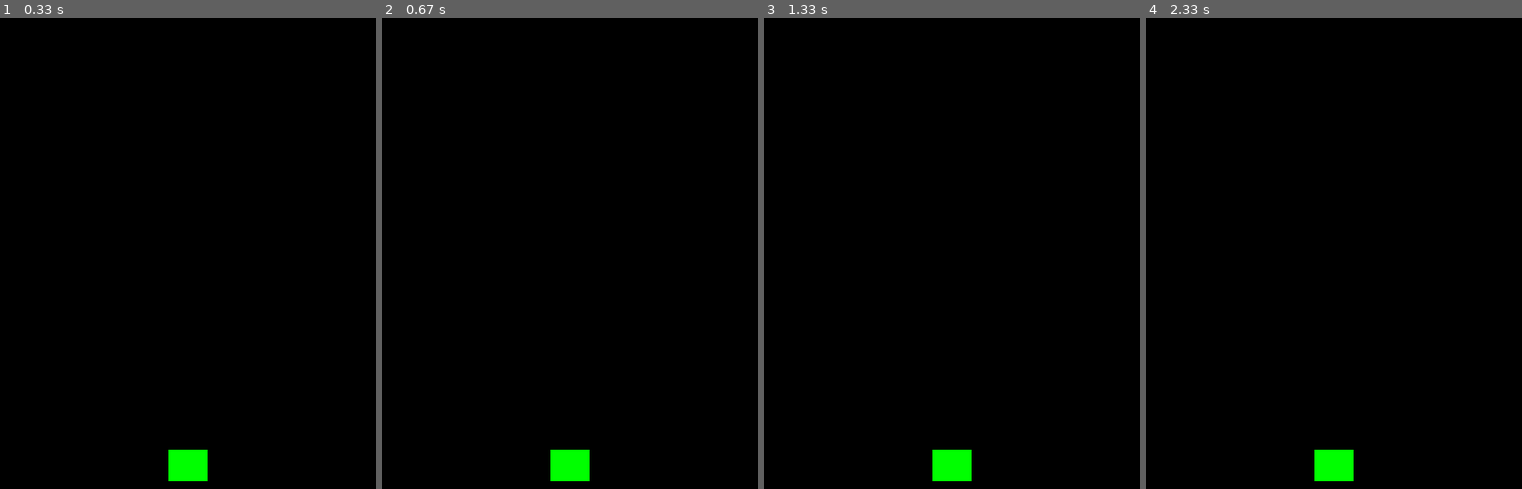
Above: before the commit, frames 1-4 (left to right).
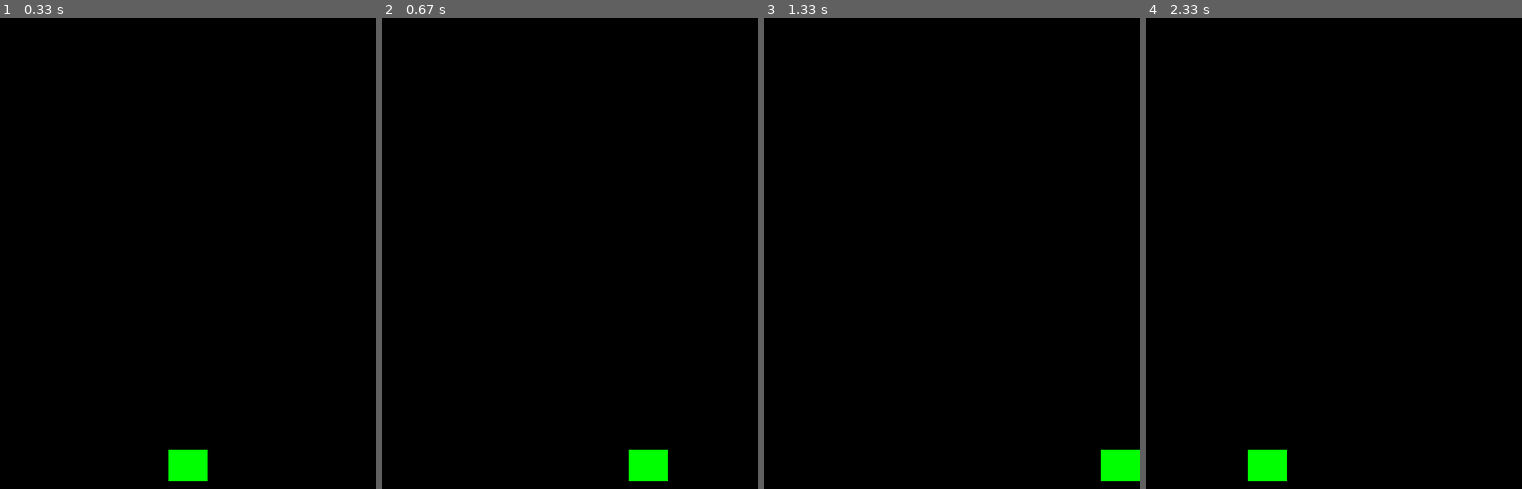
Above: after the commit, the same moments.

Repository: N8TH4N/myPyGameApp
Game: pygame game, started from myGameApp.py
The game is run twice, just before and just after one commit, with the same random seed, the same clock (stepped at 60 frames per second) and the same inputs.
Inputs:
- Up to frame 1 (0.33 s): no input
- Up to frame 2 (0.67 s): hold Right from 0.33 s (still down)
- Up to frame 3 (1.33 s): release Right at 0.8 s; hold Right 0.83-1.3 s
- Up to frame 4 (2.33 s): hold Left 1.33-1.87 s

Frame 1 is identical in both runs. In frame 2, 1.4% of the frame differs, in the area x 44-77%, y 91-99%; in frame 3, 1.4%; in frame 4, 1.4%.

Commit message:
Implemented Movement of the player via arrow keys left and right

Diff:
--- a/myGameApp.py
+++ b/myGameApp.py
@@ -24,16 +24,28 @@
         self.image.fill(GREEN)
         #useful for moving, size, position and collision
         self.rect = self.image.get_rect() #looks at the image and gets its rect
-        self.rect.center = (WIDTH/2,HEIGHT/2) #places image in the centre
+        self.rect.centerx = WIDTH/2 #places image in the centre
         self.rect.bottom = HEIGHT-10 #puts it 10px from the bottom of the screen
         #needs to move side to side so we need speed
         self.speedx = 0
     def update(self):
-        #move the sprite at a speed set by controls
-        self.rect.x += self.speedx
-        #to ensure it does not run off screen
+        #we will keep the default speed of the object to 0 and only alter it with a key press
+        #this way we avoid coding for what heppens when the key is released
         if self.rect.left > WIDTH:
             self.rect.right = 0
+        #returned a list of key that are down (pressed)
+        keystate = pg.key.get_pressed()
+        if keystate[pg.K_LEFT]:
+            self.speedx = -5
+        if keystate[pg.K_RIGHT]:
+            self.speedx = 5
+        self.rect.x += self.speedx #move at the speed set by controls
+
+        #constrain the object within the width of the screen
+        if self.rect.right > WIDTH:
+            self.rect.right = WIDTH
+        if self.rect.left < 0:
+            self.rect.left = 0
 
 #initialise coomon pygame objects
 pg.init()
